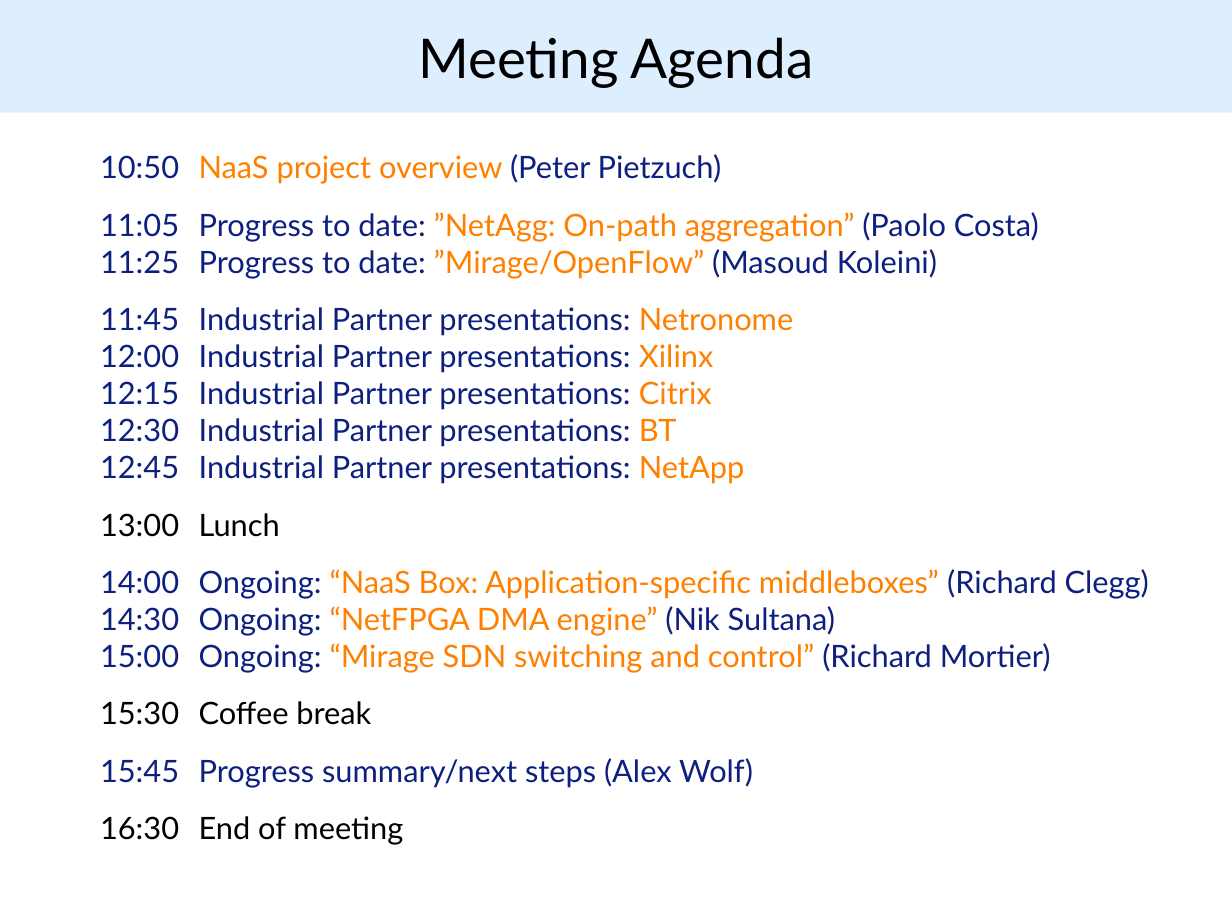
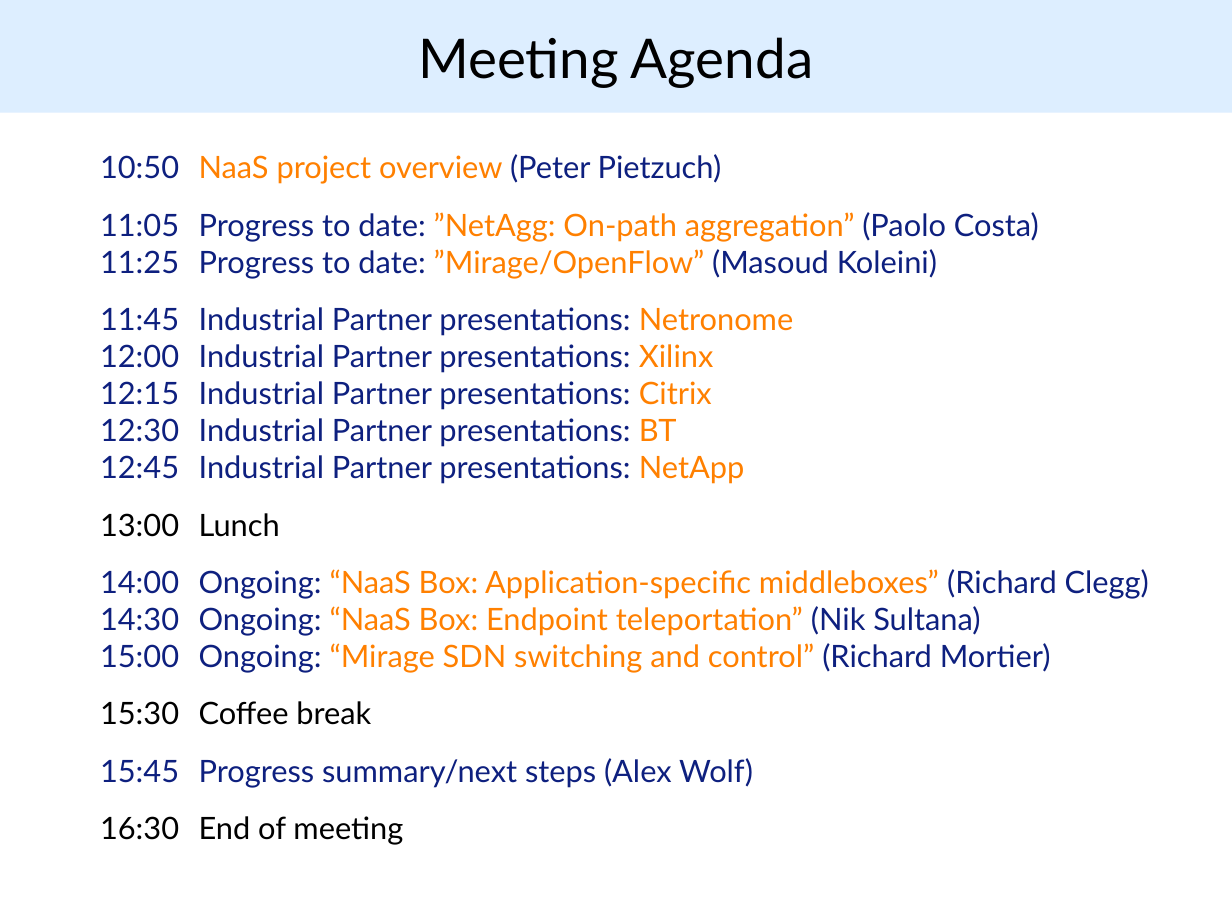
Before and after one commit to NaaS/naas.github.io, a slide deck: slide 10 of tg1pres/prp-naas-techgroup-cambs-14.pptx. Drawn at 1232x924 pixels with LibreOffice and Linux fonts; fonts in the diff are those of the drawing. Boxes give left, top, right and bottom in pixels: in the first picture for what was removed or moved away, otherwise in the second. Text is boxed around its words. In the diff, an @@ line names an element or a change of style, - is before the commit and + after.

```diff
--- a/tg1pres/prp-naas-techgroup-cambs-14.pptx
+++ b/tg1pres/prp-naas-techgroup-cambs-14.pptx
@@ text at (x1=100, y1=606, x2=980, y2=636): text changed; text colour #0E207F to #FF8000 @@
-• 14:30 Ongoing: “NetFPGA DMA engine” (Nik Sultana)
+• 14:30 Ongoing: “NaaS Box: Endpoint teleportation” (Nik Sultana)
```
Also in this commit, not shown: 3 other slides changed.
